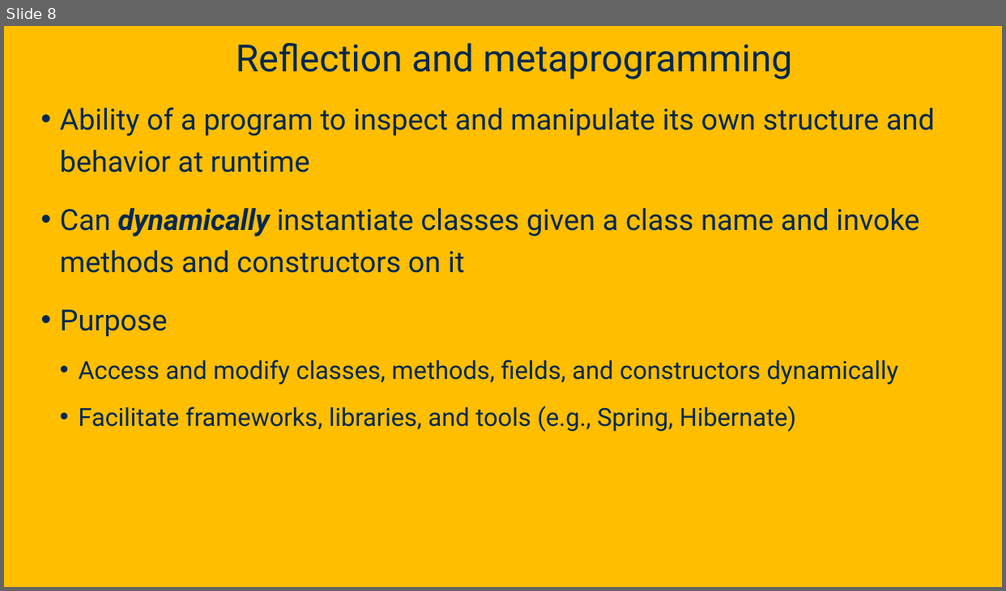
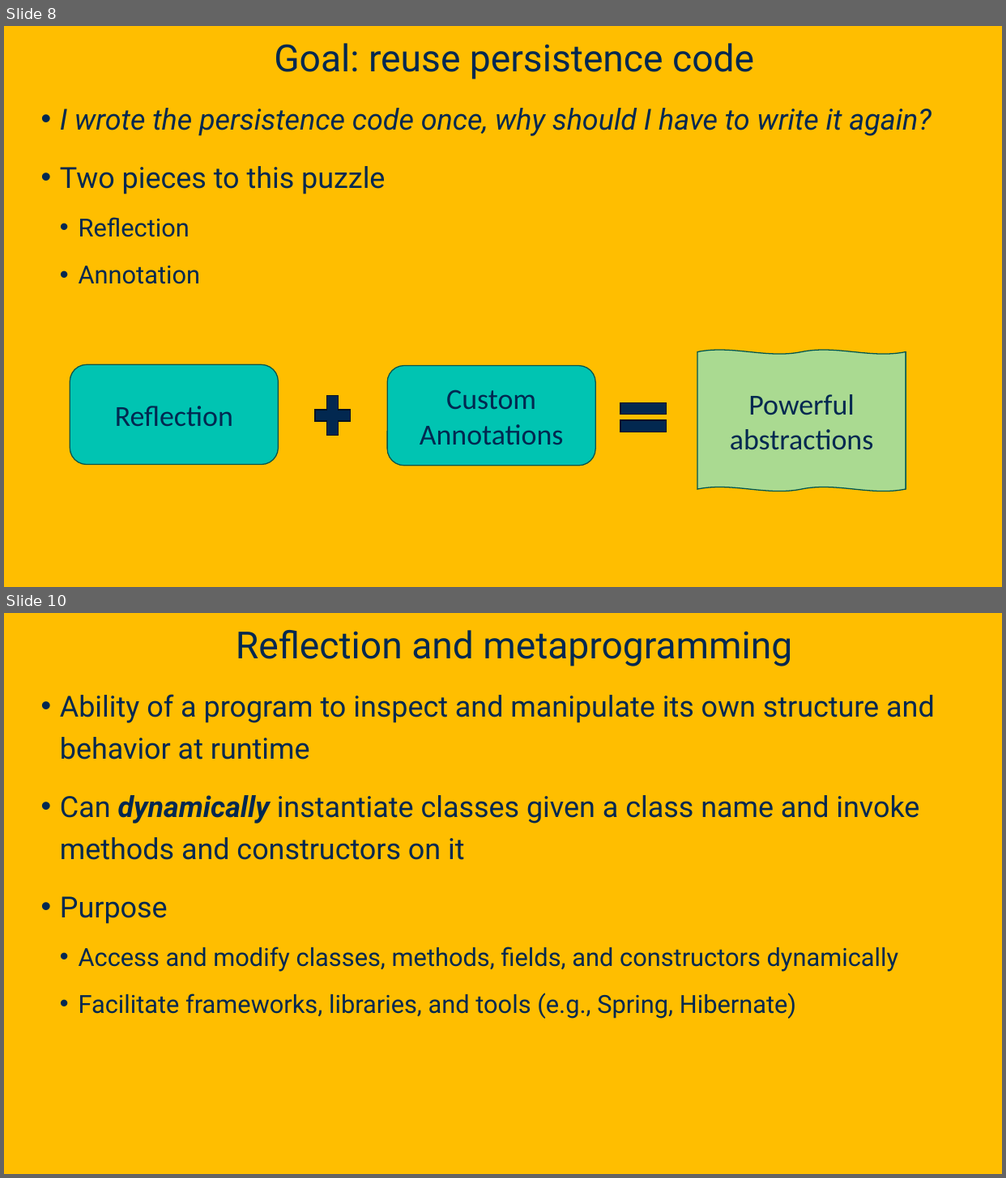
Before and after one commit to davsec-teaching/ECS160-Winter2025, a slide deck: slides/5_annotations_and_reflection.pptx. Shown one above the other, each under a label of ours: slide 8 before the commit, slides 8 and 10 after it; the slides between them are not shown. The pictures are 1006x591 and 1006x1178 pixels, drawn with LibreOffice and Linux fonts; fonts in the diff are those of the drawing; background and template pictures are left out. Boxes give left, top, right and bottom in pixels: in the first picture for what was removed or moved away, otherwise in the second. Text is boxed around its words. In the diff, an @@ line names an element or a change of style, - is before the commit and + after.

```diff
--- a/slides/5_annotations_and_reflection.pptx
+++ b/slides/5_annotations_and_reflection.pptx
@@ slide 8 added at <box>4,26,1002,587</box>, background picture (left out) @@
@@ title added at <box>274,43,754,79</box>, 36 pt, text #022850 @@
+Goal: reuse persistence code
@@ text added at <box>60,108,931,284</box>, 28 pt, text #022850, italic @@
+• I wrote the persistence code once, why should I have to write it again?
+• Two pieces to this puzzle
+  • Reflection
+  • Annotation
@@ rounded rectangle added at <box>70,365,278,465</box>, fill #00C4B2, outline #00564E 1 pt, 28 pt, text #022850 @@
+Reflection
@@ double wave added at <box>698,350,906,492</box>, fill #AADA91, outline #00564E 1 pt, 28 pt, text #022850 @@
+Powerful abstractions
@@ plus sign added at <box>309,389,356,443</box>, fill #022850, outline #011223 1 pt @@
@@ rounded rectangle added at <box>387,366,595,466</box>, fill #00C4B2, outline #00564E 1 pt, 28 pt, text #022850 @@
+Custom Annotations
@@ math equal added at <box>612,393,674,443</box>, fill #022850, outline #011223 1 pt @@
@@ what was slide 8 is now slide 10 @@
```
Also in this commit, not shown: 8 slides changed, 17 other slides added, 1 slide removed.
